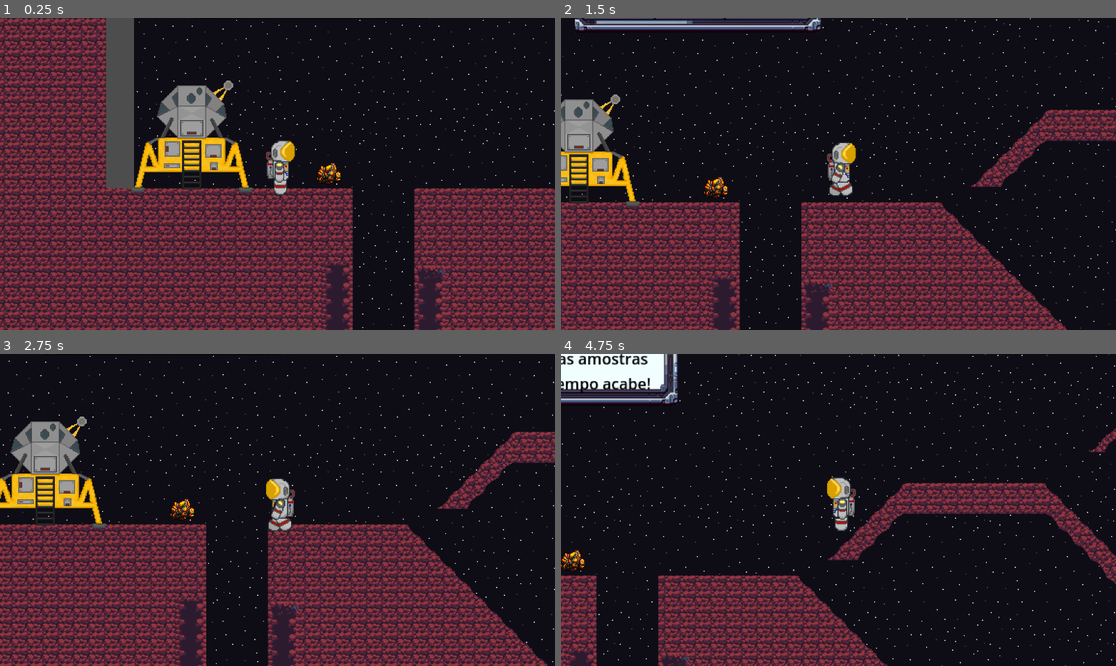
Above: before the commit, frames 1-4 (two rows, left to right).
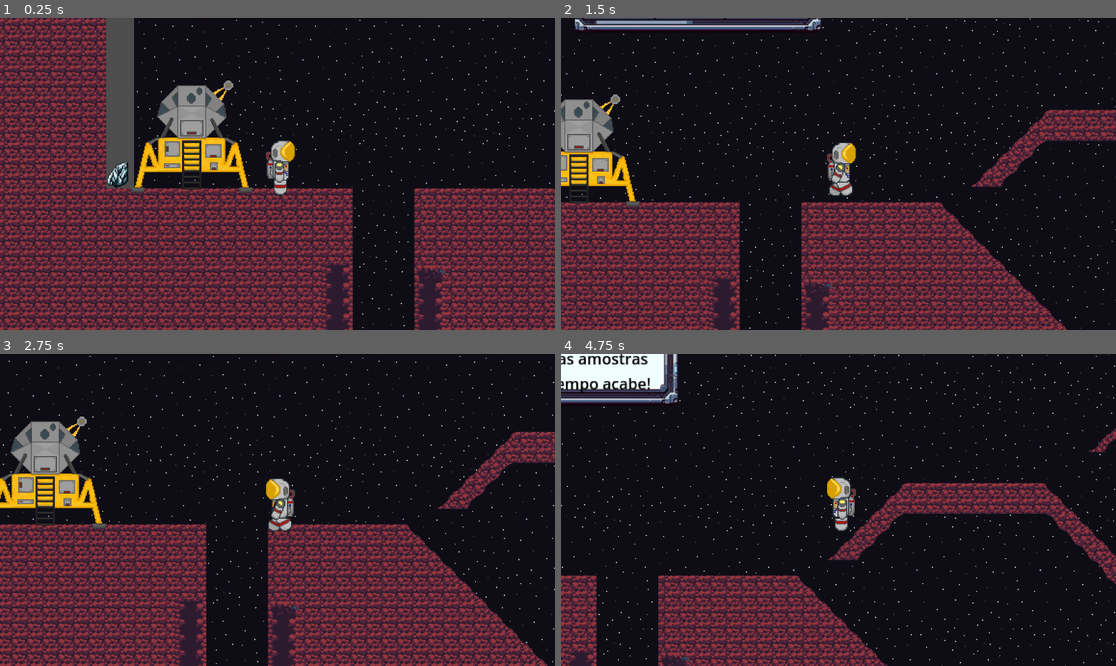
Above: after the commit, the same moments.

Repository: LucasSiqueira06/comp-graf-proj
Game: Godot game, scene res://Scenes/Mars.tscn
Two runs of this game, one before a commit and one after it. Both use one fixed random seed, a clock stepped at 60 frames per second and the inputs below. This scene is started directly instead of the project's main scene.
Inputs (mouse positions are in pixels of both pictures, inside the frame that each line leads up to):
- Up to frame 1 (0.25 s): no input
- Up to frame 2 (1.5 s): tap Enter (advance_dialog) at 0.5, 1.35 s; move the mouse to (960, 158) at 0.52 s; hold Enter (advance_dialog) 0.53-1.28 s; hold Right from 0.53 s (still down); tap Space at 0.77 s; move the mouse to (727, 189) at 1.27 s
- Up to frame 3 (2.75 s): tap Space at 1.52 s; move the mouse to (333, 441) at 2.02 s; release Right at 2.03 s; hold Left from 2.03 s (still down); hold Enter (advance_dialog) from 2.03 s (still down)
- Up to frame 4 (4.75 s): move the mouse to (810, 572) at 2.77 s; release Left at 2.78 s; release Enter (advance_dialog) at 2.78 s; hold Right 2.78-4.28 s; tap Enter (advance_dialog) at 2.85, 4.35 s; tap Space at 3.02, 3.77, 4.52 s; move the mouse to (1005, 556) at 3.52 s; hold Enter (advance_dialog) 3.53-4.28 s; move the mouse to (672, 463) at 4.27 s; hold Left from 4.28 s (still down)

The runs differ from the first frame. In frame 1, 0.4% of the frame differs, in the area x 19-62%, y 46-55%; in frame 2, 0.2%; in frame 3, 0.2%; in frame 4, 0.2%.

Commit message:
marte finalizada

Diff:
--- /dev/null
+++ b/Collectables/cobalt.gd
@@ -0,0 +1,6 @@
+extends Area2D
+
+
+
+func _on_body_entered(body):
+	queue_free()
--- a/Collectables/cobalt.tscn
+++ b/Collectables/cobalt.tscn
@@ -1,10 +1,12 @@
-[gd_scene load_steps=3 format=3 uid="uid://didpn4rjgq4cq"]
+[gd_scene load_steps=4 format=3 uid="uid://didpn4rjgq4cq"]
 
+[ext_resource type="Script" path="res://Collectables/cobalt.gd" id="1_0tj1b"]
 [ext_resource type="Texture2D" uid="uid://c6j3d8ps3ugj8" path="res://assets/minerals/Cobalto.png" id="1_w58ui"]
 
 [sub_resource type="CircleShape2D" id="CircleShape2D_46drx"]
 
 [node name="Cobalt" type="Area2D"]
+script = ExtResource("1_0tj1b")
 
 [node name="CollisionShape2D" type="CollisionShape2D" parent="."]
 shape = SubResource("CircleShape2D_46drx")
--- /dev/null
+++ b/Collectables/iron.gd
@@ -0,0 +1,6 @@
+extends Area2D
+
+
+
+func _on_body_entered(body):
+	queue_free()
--- /dev/null
+++ b/Collectables/iron.tscn
@@ -0,0 +1,18 @@
+[gd_scene load_steps=4 format=3 uid="uid://dta5c5j7oe2ex"]
+
+[ext_resource type="Script" path="res://Collectables/iron.gd" id="1_jqr0h"]
+[ext_resource type="Texture2D" uid="uid://dc4eovp1keuyc" path="res://assets/minerals/Ferro.png" id="2_fvys0"]
+
+[sub_resource type="CircleShape2D" id="CircleShape2D_4opwg"]
+
+[node name="Area2D" type="Area2D"]
+script = ExtResource("1_jqr0h")
+
+[node name="CollisionShape2D" type="CollisionShape2D" parent="."]
+shape = SubResource("CircleShape2D_4opwg")
+
+[node name="Sprite2D" type="Sprite2D" parent="."]
+z_index = 4
+texture = ExtResource("2_fvys0")
+
+[connection signal="body_entered" from="." to="." method="_on_body_entered"]
--- /dev/null
+++ b/Collectables/magnesium.gd
@@ -0,0 +1,6 @@
+extends Area2D
+
+
+
+func _on_body_entered(body):
+	queue_free()
--- /dev/null
+++ b/Collectables/magnesium.tscn
@@ -0,0 +1,18 @@
+[gd_scene load_steps=4 format=3 uid="uid://4bsf34wd0hsf"]
+
+[ext_resource type="Script" path="res://Collectables/magnesium.gd" id="1_jvkvp"]
+[ext_resource type="Texture2D" uid="uid://nxecbwwiu6e6" path="res://assets/minerals/Magnesio.png" id="2_vk74d"]
+
+[sub_resource type="CircleShape2D" id="CircleShape2D_4opwg"]
+
+[node name="Area2D" type="Area2D"]
+script = ExtResource("1_jvkvp")
+
+[node name="CollisionShape2D" type="CollisionShape2D" parent="."]
+shape = SubResource("CircleShape2D_4opwg")
+
+[node name="Sprite2D" type="Sprite2D" parent="."]
+z_index = 4
+texture = ExtResource("2_vk74d")
+
+[connection signal="body_entered" from="." to="." method="_on_body_entered"]
--- /dev/null
+++ b/Collectables/titanium.gd
@@ -0,0 +1,6 @@
+extends Area2D
+
+
+
+func _on_body_entered(body):
+	queue_free()
--- /dev/null
+++ b/Collectables/titanium.tscn
@@ -0,0 +1,18 @@
+[gd_scene load_steps=4 format=3 uid="uid://brp4st4ltanad"]
+
+[ext_resource type="Script" path="res://Collectables/titanium.gd" id="1_4ktsx"]
+[ext_resource type="Texture2D" uid="uid://mh587phvygc2" path="res://assets/minerals/Titanio.png" id="2_324am"]
+
+[sub_resource type="CircleShape2D" id="CircleShape2D_4opwg"]
+
+[node name="Area2D" type="Area2D"]
+script = ExtResource("1_4ktsx")
+
+[node name="CollisionShape2D" type="CollisionShape2D" parent="."]
+shape = SubResource("CircleShape2D_4opwg")
+
+[node name="Sprite2D" type="Sprite2D" parent="."]
+z_index = 4
+texture = ExtResource("2_324am")
+
+[connection signal="body_entered" from="." to="." method="_on_body_entered"]
--- a/Player.tscn
+++ b/Player.tscn
@@ -240,7 +240,7 @@
 
 [node name="Player" type="CharacterBody2D"]
 z_index = 10
-collision_layer = 2
+collision_layer = 3
 script = ExtResource("4")
 
 [node name="AnimatedSprite2D" type="AnimatedSprite2D" parent="."]
--- a/Scenes/Mars.tscn
+++ b/Scenes/Mars.tscn
@@ -6,6 +6,10 @@
 [ext_resource type="PackedScene" uid="uid://7s2racw8i15q" path="res://Scenes/MovingPlataform.tscn" id="5_0tiuo"]
 [ext_resource type="Texture2D" uid="uid://qkcth4wgnjr2" path="res://assets/mars-platform/Wasteland-Files.png" id="5_fr3ng"]
 [ext_resource type="PackedScene" uid="uid://baalesje6vmvw" path="res://Collectables/aluminium.tscn" id="6_c38bn"]
+[ext_resource type="PackedScene" uid="uid://didpn4rjgq4cq" path="res://Collectables/cobalt.tscn" id="7_824bb"]
+[ext_resource type="PackedScene" uid="uid://dta5c5j7oe2ex" path="res://Collectables/iron.tscn" id="8_j4n6b"]
+[ext_resource type="PackedScene" uid="uid://4bsf34wd0hsf" path="res://Collectables/magnesium.tscn" id="9_71uro"]
+[ext_resource type="PackedScene" uid="uid://brp4st4ltanad" path="res://Collectables/titanium.tscn" id="10_qnp87"]
 
 [sub_resource type="TileSetAtlasSource" id="TileSetAtlasSource_ib61q"]
 texture = ExtResource("5_fr3ng")
@@ -212,4 +216,16 @@
 speed = 3.0
 
 [node name="Area2D" parent="." instance=ExtResource("6_c38bn")]
-position = Vector2(202, 32)
+position = Vector2(303, 531)
+
+[node name="Area2D2" parent="." instance=ExtResource("8_j4n6b")]
+position = Vector2(1904, 114)
+
+[node name="Area2D3" parent="." instance=ExtResource("9_71uro")]
+position = Vector2(846, -175)
+
+[node name="Area2D4" parent="." instance=ExtResource("10_qnp87")]
+position = Vector2(-16, 34)
+
+[node name="Cobalt" parent="." instance=ExtResource("7_824bb")]
+position = Vector2(1472, -136)
Not shown: 1 places in Scenes/Mars.tscn that only renumber resources
